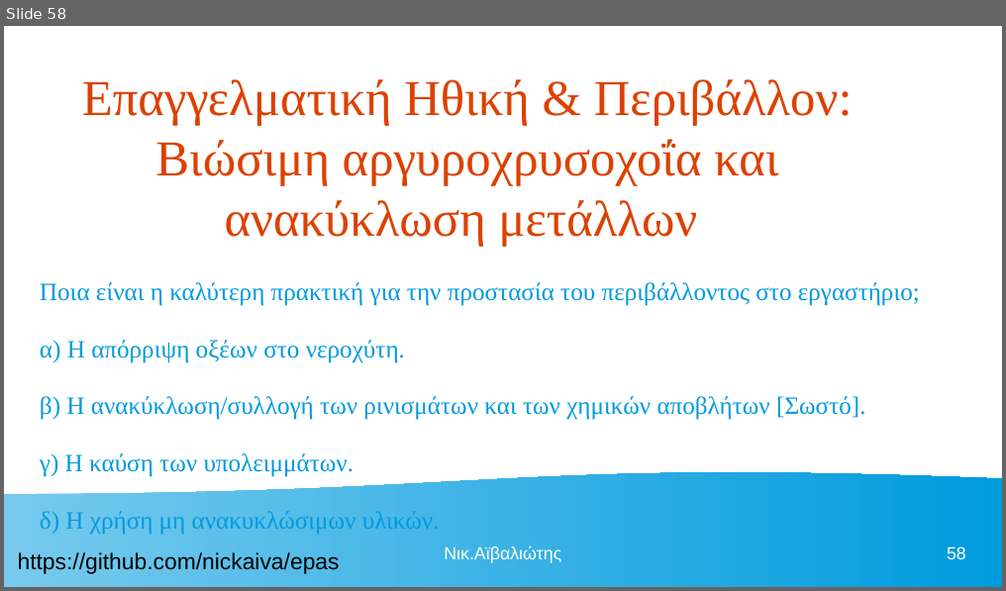
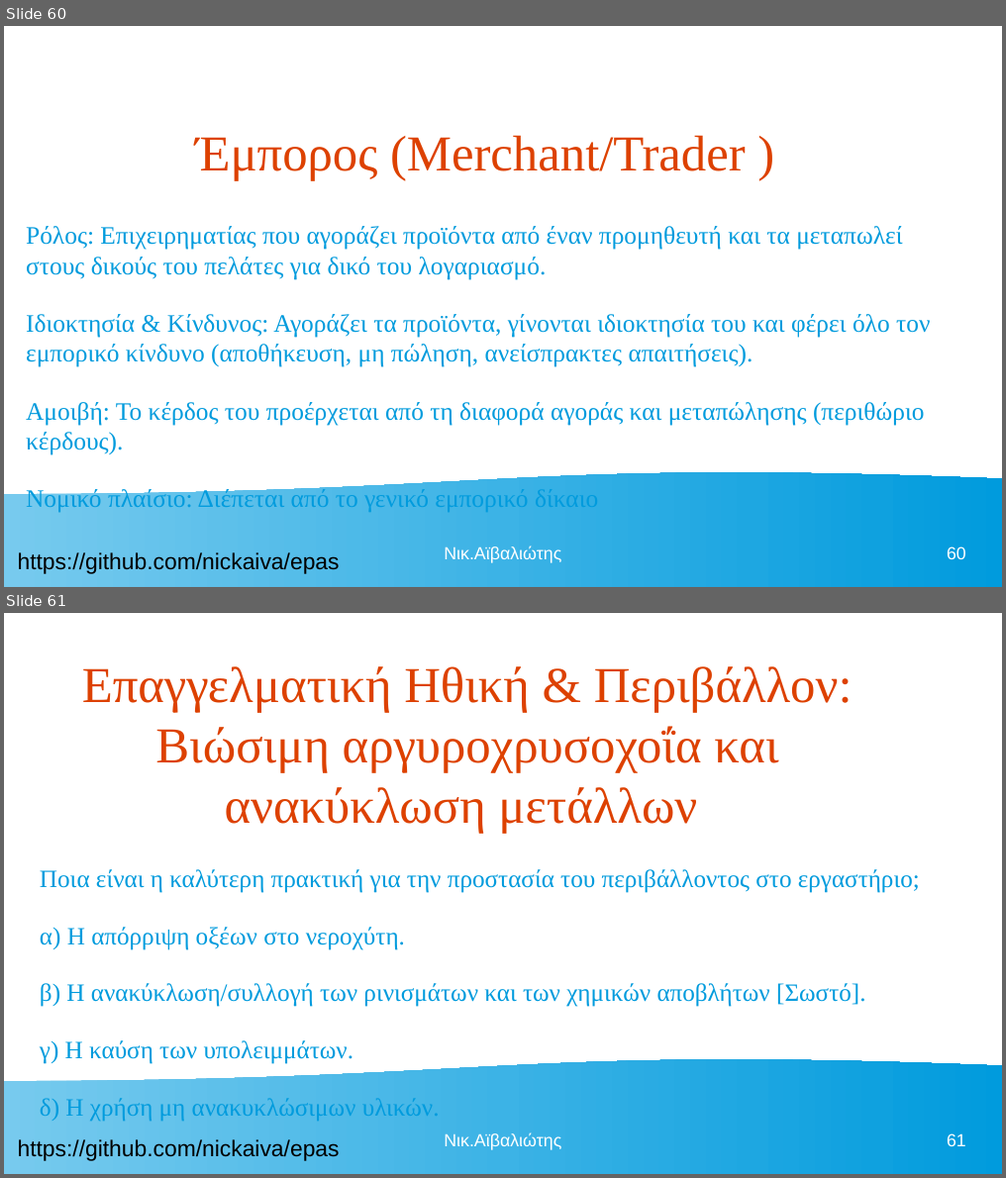
Before and after one commit to nickaiva/epas, a slide deck: ΠΕΡΙΒΑΛΛΟΝ ΕΡΓΑΣΙΑΣ.odp. Shown one above the other, each under a label of ours: slide 58 before the commit, slides 60 and 61 after it. The pictures are 1006x591 and 1006x1178 pixels, drawn with LibreOffice and Linux fonts; fonts in the diff are those of the drawing. Boxes give left, top, right and bottom in pixels: in the first picture for what was removed or moved away, otherwise in the second. Text is boxed around its words. In the diff, an @@ line names an element or a change of style, - is before the commit and + after.

```diff
--- a/ΠΕΡΙΒΑΛΛΟΝ ΕΡΓΑΣΙΑΣ.odp
+++ b/ΠΕΡΙΒΑΛΛΟΝ ΕΡΓΑΣΙΑΣ.odp
@@ slide 60 added at [4, 26, 1002, 587], background #FFFFFF; not listed: 2 template elements that a slide beside it also shows @@
@@ title added at [195, 135, 746, 180], 40 pt, text #DD4100 @@
+Έμπορος (Merchant/Trader )
@@ text added at [26, 226, 930, 513], 20 pt, text #009BDD @@
+Ρόλος: Επιχειρηματίας που αγοράζει προϊόντα από έναν προμηθευτή και τα μεταπωλεί στους δικούς του πελάτες για δικό του λογαριασμό.
+Ιδιοκτησία & Κίνδυνος: Αγοράζει τα προϊόντα, γίνονται ιδιοκτησία του και φέρει όλο τον εμπορικό κίνδυνο (αποθήκευση, μη πώληση, ανείσπρακτες απαιτήσεις).
+Αμοιβή: Το κέρδος του προέρχεται από τη διαφορά αγοράς και μεταπώλησης (περιθώριο κέρδους).
+Νομικό πλαίσιο: Διέπεται από το γενικό εμπορικό δίκαιο
@@ text added at [444, 547, 561, 564], 14 pt, text #FFFFFF @@
+Νικ.Αϊβαλιώτης
@@ page number added at [946, 547, 966, 560], 14 pt, text #FFFFFF @@
+60
@@ what was slide 58 is now slide 61 @@
@@ page number at [946, 1134, 966, 1147]: text changed @@
-58
+61
```
Also in this commit, not shown: 1 slide changed, 2 other slides added, 1 other file.
